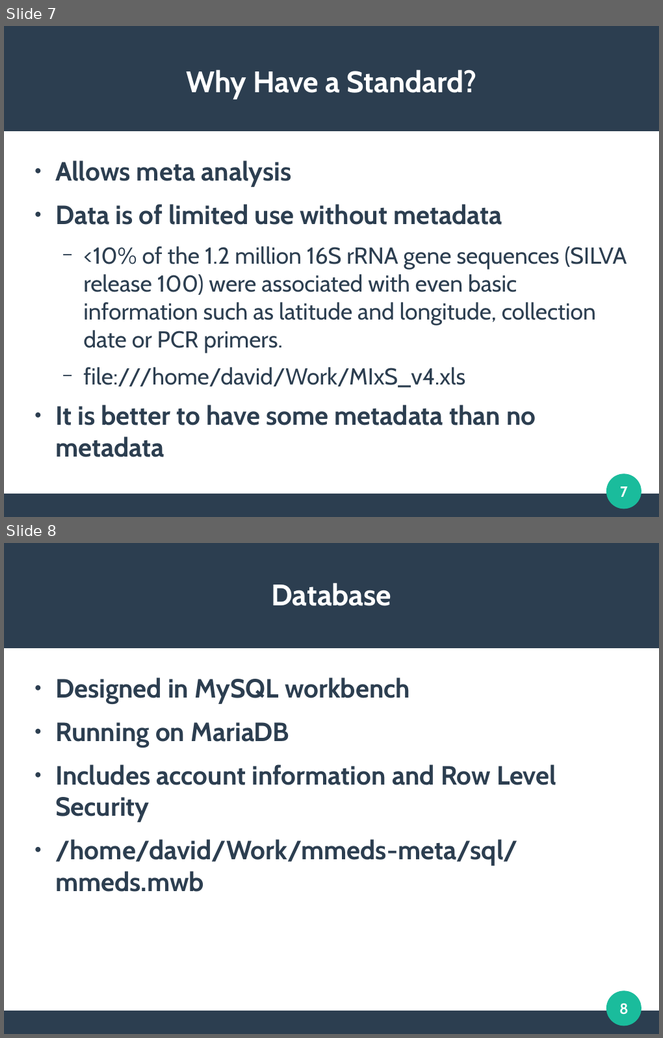
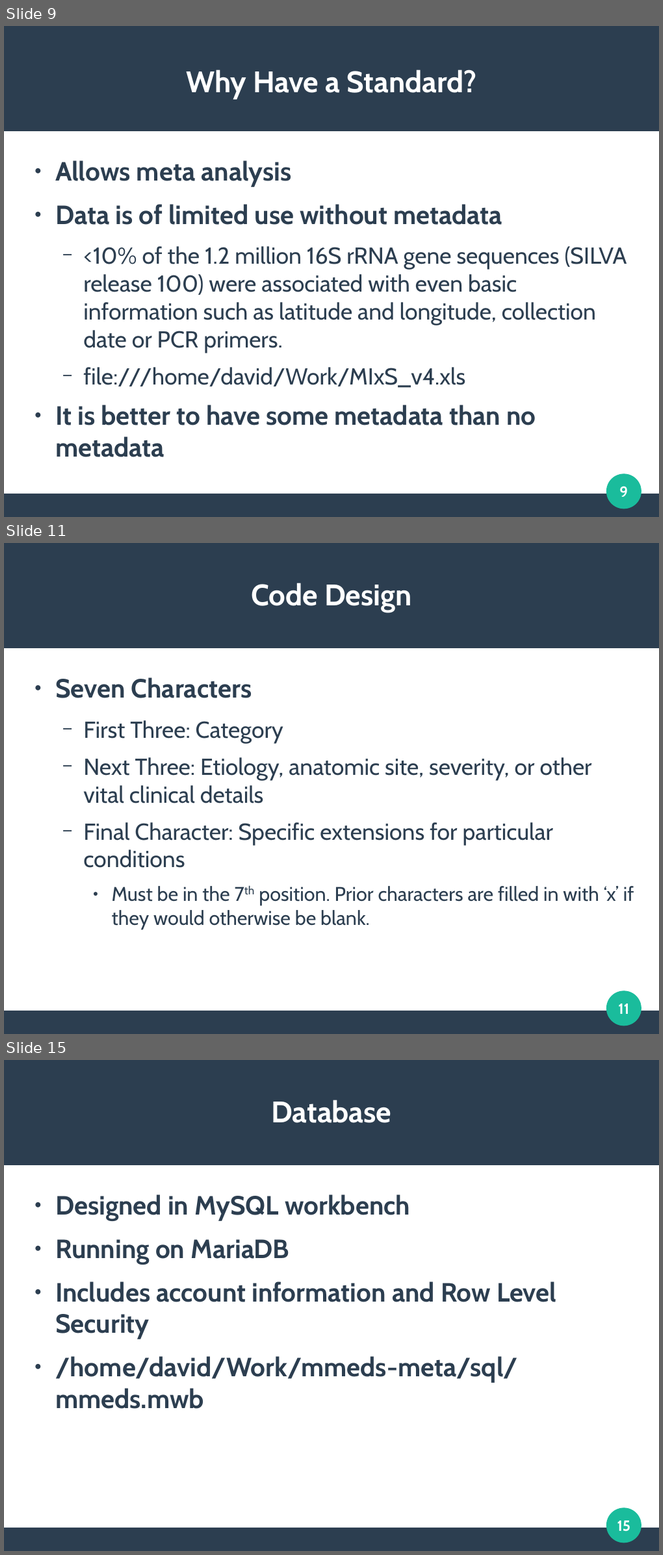
Before and after one commit to clemente-lab/mmeds-meta, a slide deck: sql/mmeds.odp. Shown one above the other, each under a label of ours: slides 7 and 8 before the commit, slides 9, 11 and 15 after it; the slides between them are not shown. The pictures are 663x1038 and 663x1555 pixels, drawn with LibreOffice and Linux fonts; fonts in the diff are those of the drawing. Boxes give left, top, right and bottom in pixels: in the first picture for what was removed or moved away, otherwise in the second. Text is boxed around its words. In the diff, an @@ line names an element or a change of style, - is before the commit and + after.

```diff
--- a/sql/mmeds.odp
+++ b/sql/mmeds.odp
@@ slide 11 added at (4, 543, 659, 1034), background #FFFFFF; not listed: 3 template elements that a slide beside it also shows @@
@@ title added at (251, 583, 412, 613), 36 pt, text #FFFFFF, bold @@
+Code Design
@@ text added at (55, 678, 634, 930), 28 pt, text #2C3E50 @@
+● Seven Characters
+  − First Three: Category
+  − Next Three: Etiology, anatomic site, severity, or other vital clinical details
+  − Final Character: Specific extensions for particular conditions
+    ● Must be in the 7th position. Prior characters are filled in with ‘x’ if they would otherwise be blank.
@@ page number added at (618, 1004, 629, 1014), 18 pt, text #FFFFFF, bold @@
+11
@@ what was slide 7 is now slide 9 @@
@@ page number at (620, 486, 628, 497): text changed @@
-7
+9
@@ what was slide 8 is now slide 15 @@
@@ page number at (618, 1521, 631, 1532): text changed @@
-8
+15
```
Also in this commit, not shown: 1 slide changed, 6 other slides added, 1 other file.
